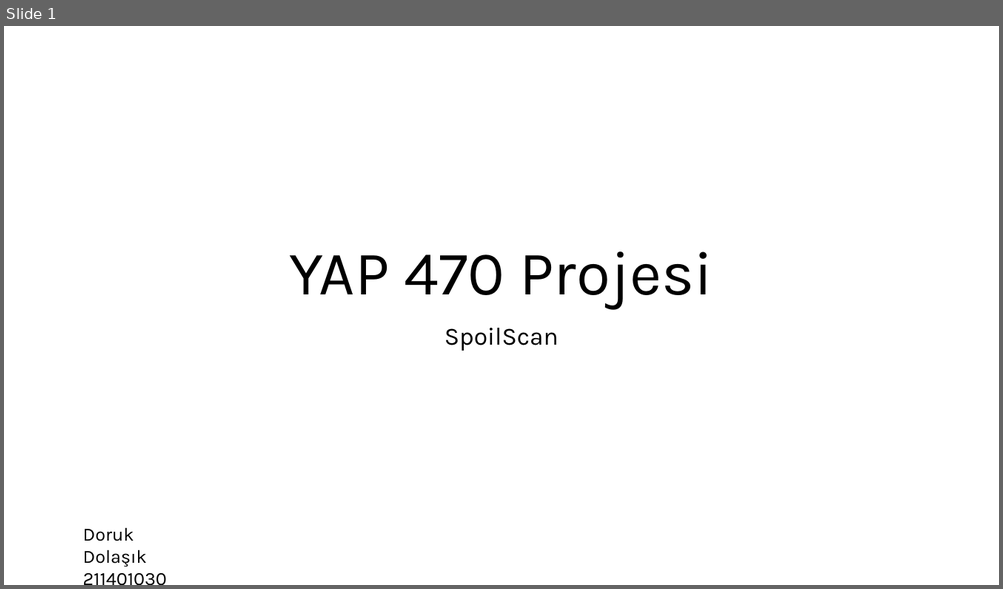
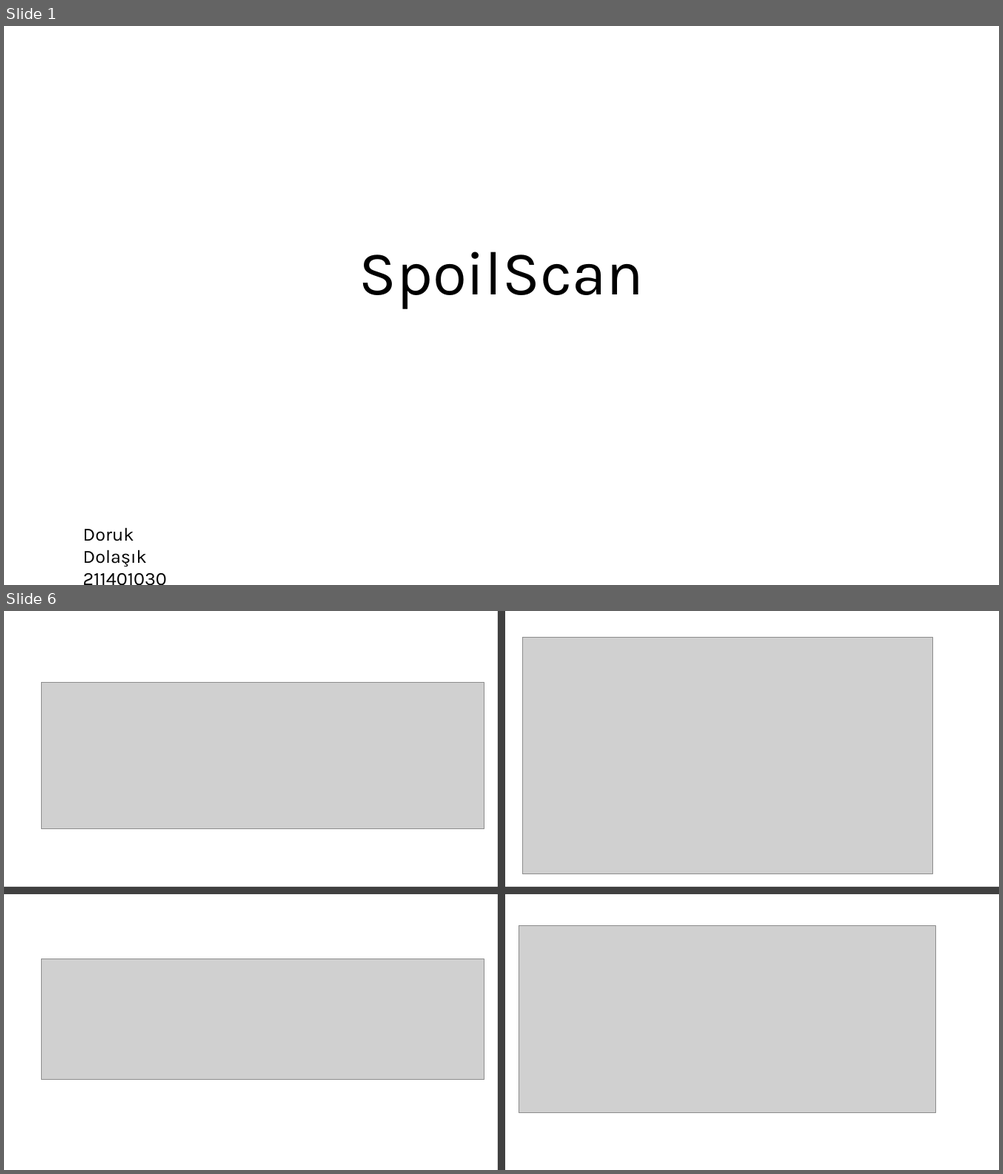
Before and after one commit to dorukdolas/SpoilScanFinal, a slide deck: Sunum.pptx. Shown one above the other, each under a label of ours: slide 1 before the commit, slides 1 and 6 after it; the slides between them are not shown. The pictures are 1003x589 and 1003x1174 pixels, drawn with LibreOffice and Linux fonts; fonts in the diff are those of the drawing; grey boxes stand for pictures. Boxes give left, top, right and bottom in pixels: in the first picture for what was removed or moved away, otherwise in the second. Text is boxed around its words. In the diff, an @@ line names an element or a change of style, - is before the commit and + after.

```diff
--- a/Sunum.pptx
+++ b/Sunum.pptx
@@ slide 6 added at box(4, 611, 999, 1170), background #FFFFFF @@
@@ rectangle added at box(498, 611, 506, 1170), fill #404040 @@
@@ picture added at box(523, 637, 933, 874) @@
@@ picture added at box(41, 683, 484, 829) @@
@@ rectangle added at box(4, 887, 504, 894), fill #404040 @@
@@ rectangle added at box(498, 887, 999, 894), fill #404040 @@
@@ picture added at box(519, 926, 936, 1114) @@
@@ picture added at box(41, 960, 484, 1080) @@
@@ slide 1 changed as well @@
@@ title at box(358, 252, 643, 309): text changed @@
-YAP 470 Projesi
+SpoilScan
@@ subtitle removed at box(444, 328, 558, 351) @@
-SpoilScan
```
Also in this commit, not shown: 5 other slides added, 5 slides removed, 3 other files.
